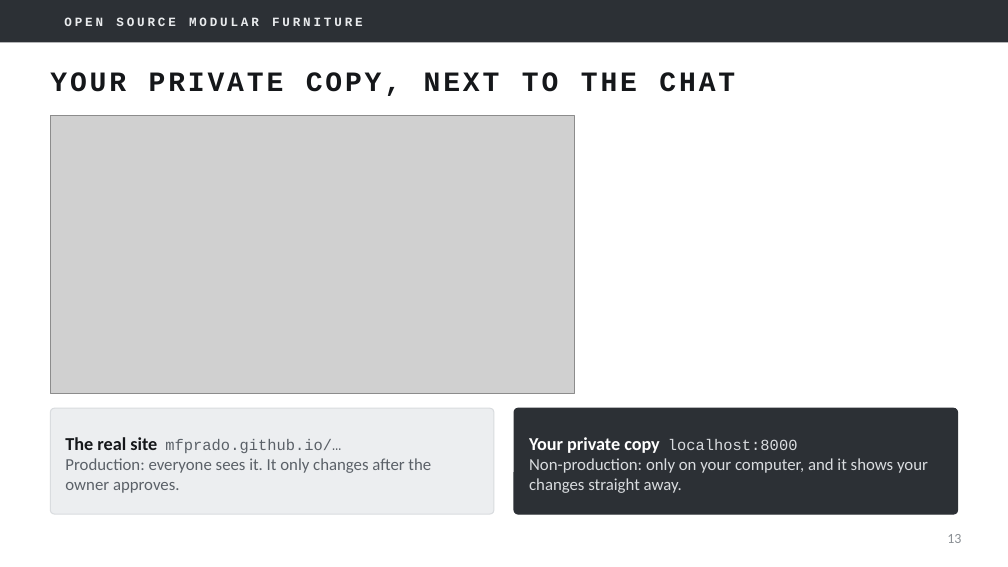
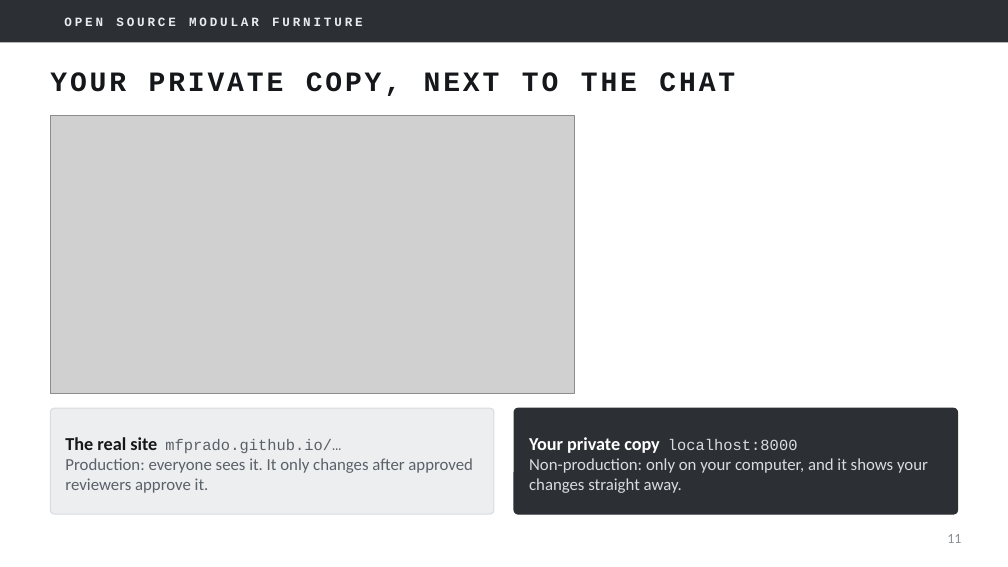
Before and after one commit to mfprado/acrylic-furniture, a slide deck: slide 11 of docs/contributing-guide.pptx (slide 13 before the commit). Drawn at 1008x567 pixels with LibreOffice and Linux fonts; fonts in the diff are those of the drawing; grey boxes stand for pictures; background and template pictures are left out. Boxes give left, top, right and bottom in pixels: in the first picture for what was removed or moved away, otherwise in the second. Text is boxed around its words. In the diff, an @@ line names an element or a change of style, - is before the commit and + after.

```diff
--- a/docs/contributing-guide.pptx
+++ b/docs/contributing-guide.pptx
@@ text at [65, 458, 473, 493]: text changed @@
-Production: everyone sees it. It only changes after the owner approves.
+Production: everyone sees it. It only changes after approved reviewers approve it.
@@ page number at [947, 534, 961, 543]: text changed @@
-13
+11
```
Also in this commit, not shown: 6 other slides changed, 2 slides removed.
